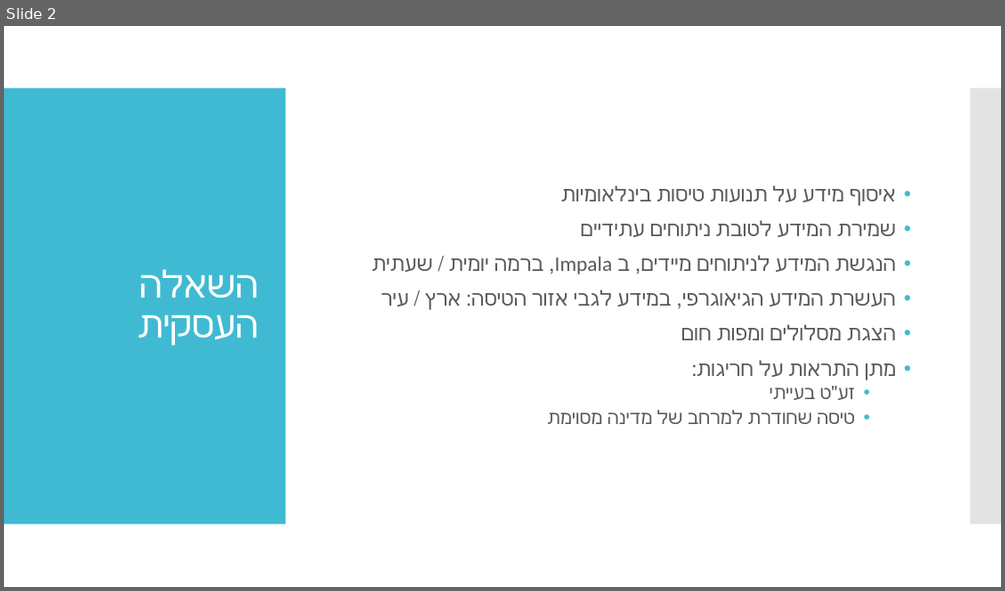
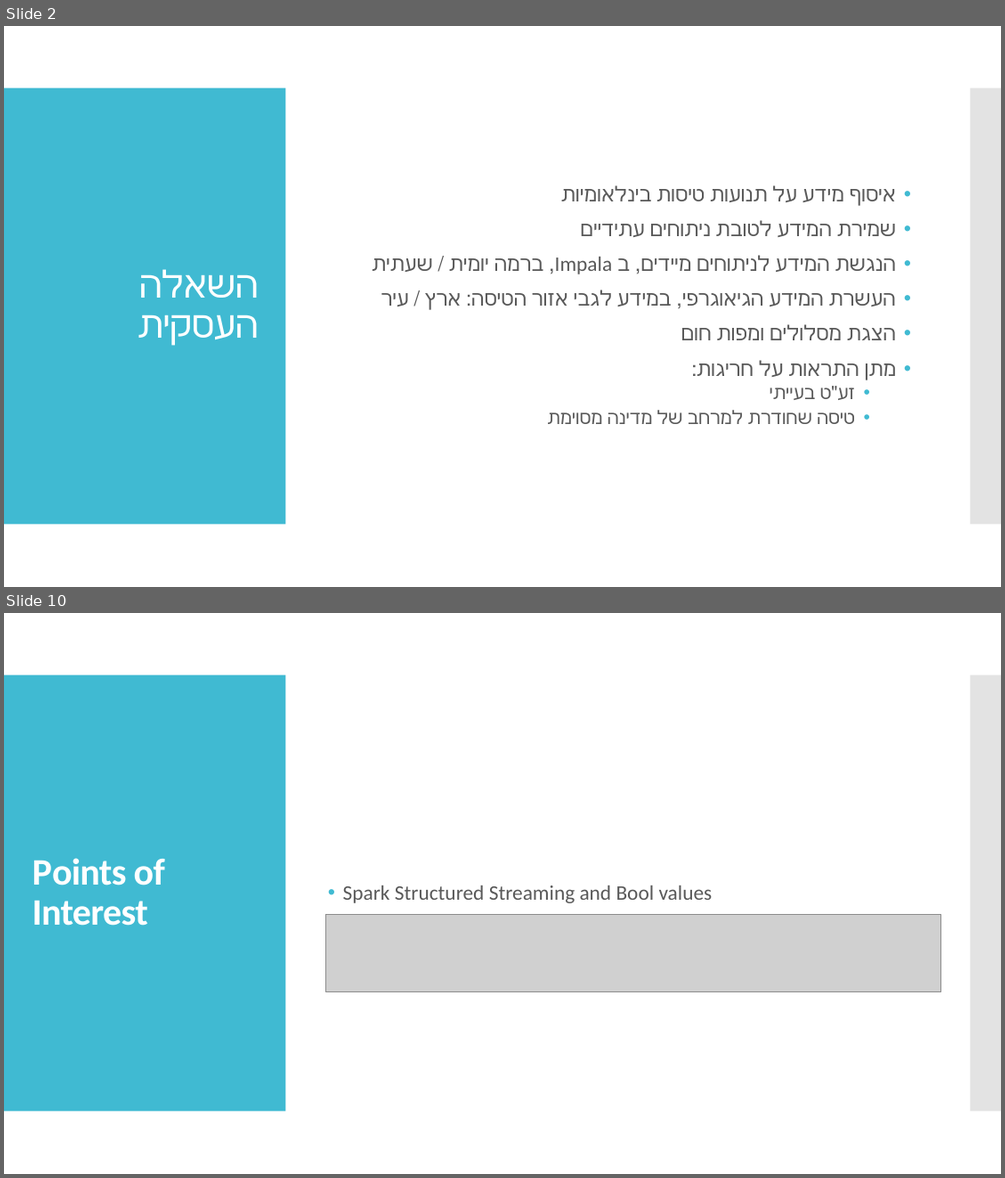
Before and after one commit to livgeni/NayaDE-Final-Project, a slide deck: FinalProjectDesign.pptx. Shown one above the other, each under a label of ours: slide 2 before the commit, slides 2 and 10 after it; the slides between them are not shown. The pictures are 1005x591 and 1005x1178 pixels, drawn with LibreOffice and Linux fonts; fonts in the diff are those of the drawing; grey boxes stand for pictures. Boxes give left, top, right and bottom in pixels: in the first picture for what was removed or moved away, otherwise in the second. Text is boxed around its words. In the diff, an @@ line names an element or a change of style, - is before the commit and + after.

```diff
--- a/FinalProjectDesign.pptx
+++ b/FinalProjectDesign.pptx
@@ slide 10 added at (4,613,1001,1174), background #FFFFFF; not listed: 2 template elements that a slide beside it also shows @@
@@ title added at (32,858,165,925), 36 pt, text #FFFFFF, bold @@
+Points of Interest
@@ text added at (343,885,712,903), 20 pt, text #595959 @@
+• Spark Structured Streaming and Bool values
@@ picture added at (325,915,941,991) @@
```
Also in this commit, not shown: 4 slides changed, 5 other slides added.
